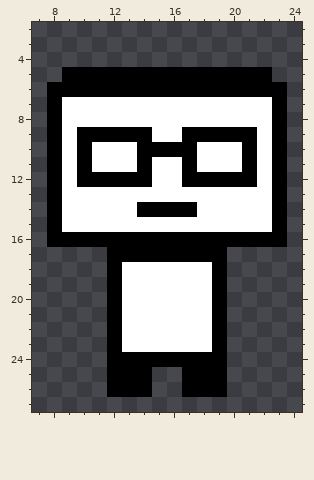
Pixel-art sprite: teaching-award-nomination/images/alexanderKing1.png. This is how it looked before the edit.
The file is 32x32 pixels. Shown: x 7..24, y 2..27.
The result:
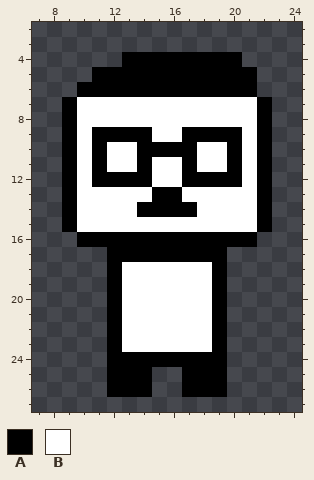
Palette (. is transparent): A #000000  B #ffffff
Diff:
@@ x 7..24 @@
  3 ..................
- 4 ..................
- 5 ..AAAAAAAAAAAAAA..
- 6 .AAAAAAAAAAAAAAAA.
- 7 .ABBBBBBBBBBBBBBA.
- 8 .ABBBBBBBBBBBBBBA.
- 9 .ABAAAAABBAAAAABA.
-10 .ABABBBAAAABBBABA.
-11 .ABABBBABBABBBABA.
-12 .ABAAAAABBAAAAABA.
-13 .ABBBBBBBBBBBBBBA.
-14 .ABBBBBAAAABBBBBA.
-15 .ABBBBBBBBBBBBBBA.
-16 .AAAAAAAAAAAAAAAA.
+ 4 ......AAAAAAAA....
+ 5 ....AAAAAAAAAAA...
+ 6 ...AAAAAAAAAAAA...
+ 7 ..ABBBBBBBBBBBBA..
+ 8 ..ABBBBBBBBBBBBA..
+ 9 ..ABAAAABBAAAABA..
+10 ..ABABBAAAABBABA..
+11 ..ABABBABBABBABA..
+12 ..ABAAAABBAAAABA..
+13 ..ABBBBBAABBBBBA..
+14 ..ABBBBAAAABBBBA..
+15 ..ABBBBBBBBBBBBA..
+16 ...AAAAAAAAAAAA...
 17 .....AAAAAAAA.....
